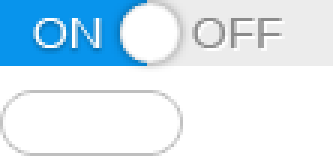
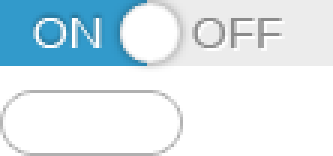
Comparing the layer stacks of the two w=333, h=156 images. Changes:
pixels changed over box(0, 0, 183, 156) (layer not identified)
